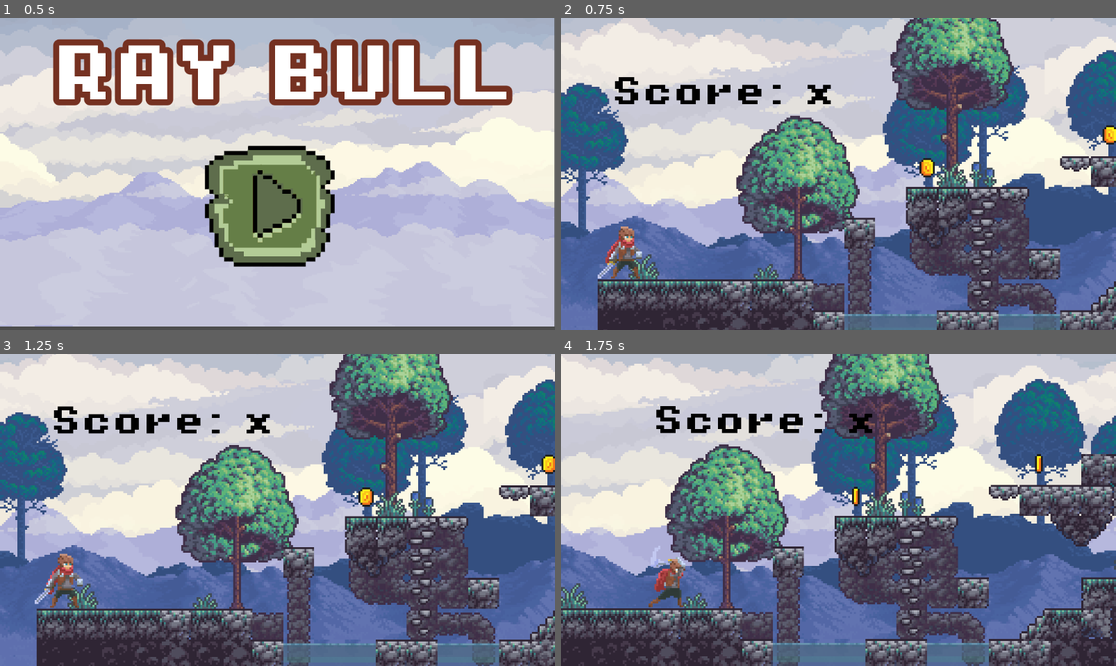
Above: before the commit, frames 1-4 (two rows, left to right).
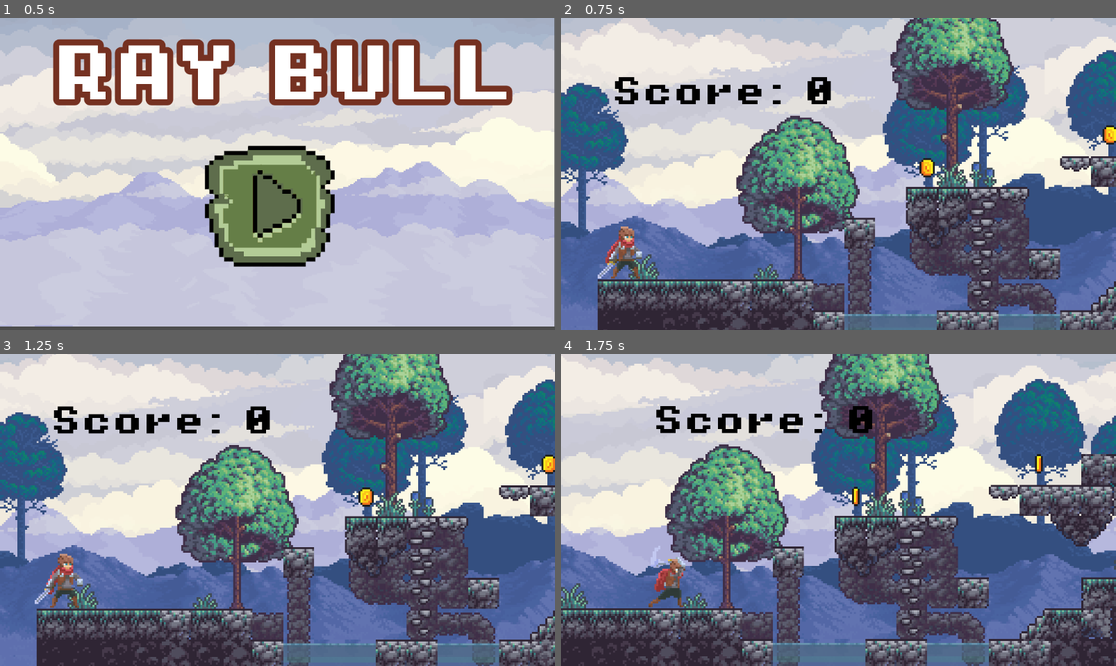
Above: after the commit, the same moments.

Repository: camilabocangel/raybull_final_project
Game: Godot game, scene res://scenes/main_menu.tscn
Same seed, same stepped clock (60 frames per second), same inputs: the game is played once before the commit and once after it.
Inputs (mouse positions are in pixels of both pictures, inside the frame that each line leads up to):
- Up to frame 1 (0.5 s): no input
- Up to frame 2 (0.75 s): click (832, 205) at 0.5 s
- Up to frame 3 (1.25 s): no input
- Up to frame 4 (1.75 s): move the mouse to (960, 494) at 1.27 s; hold D (move_right) from 1.28 s (still down); hold 1 (attack1) from 1.28 s (still down); tap W (jump) at 1.52 s

Frame 1 is identical in both runs. In frame 2, 0.2% of the frame differs, in the area x 44-49%, y 18-28%; in frame 3, 0.2%, in the area x 44-49%, y 16-26%; in frame 4, 0.2%.

Commit message:
Bichitos suben el score

Diff:
--- a/scenes/game.tscn
+++ b/scenes/game.tscn
@@ -628,7 +628,7 @@
 [node name="ScoreLabel" type="Label" parent="Player"]
 offset_left = -8.0
 offset_top = -105.0
-offset_right = 108.0
+offset_right = 151.0
 offset_bottom = -86.0
 theme_override_colors/font_color = Color(0, 0, 0, 1)
 theme_override_fonts/font = ExtResource("2_trtic")
--- a/scripts/game.gd
+++ b/scripts/game.gd
@@ -2,11 +2,18 @@
 
 @onready var player = $Player
 @onready var killer_zone = $Killzone
+@onready var gameManager = $%GameManager
 @onready var score = $%GameManager.score
+@onready var pink1 = $PinkMonsters/PinkyPie
+@onready var pink2 = $PinkMonsters/PinkyPie2
+@onready var pink3 = $PinkMonsters/PinkyPie3
 
-func _process(delta: float) -> void:
+func _ready() -> void:
 	killer_zone.player_fell.connect(_on_player_fell)
 	player.death.connect(_on_game_over)
+	pink1.deathSignal.connect(_on_add_pink_death_score)
+	pink2.deathSignal.connect(_on_add_pink_death_score)
+	pink3.deathSignal.connect(_on_add_pink_death_score)
 
 func _on_player_fell():
 	player.reduce_hp(10)
@@ -14,3 +21,7 @@
 
 func _on_game_over():
 	get_tree().change_scene_to_file("res://scenes/game_over.tscn")
+
+func _on_add_pink_death_score():
+	gameManager.score += 5
+	GlobalVariables.score = gameManager.score
--- a/scripts/game_manager.gd
+++ b/scripts/game_manager.gd
@@ -6,4 +6,6 @@
 func add_point():
 	score += 1
 	GlobalVariables.score = score
+
+func _process(delta: float) -> void:
 	score_label.text = "Score: " + str(score)
--- a/scripts/pinky_pie.gd
+++ b/scripts/pinky_pie.gd
@@ -7,6 +7,8 @@
 var direction = 1
 @export var target = Vector2.ZERO
 var player_detected = false
+
+signal deathSignal
 
 @onready var ray_cast_right: RayCast2D = $RayCastRight
 @onready var ray_cast_left: RayCast2D = $RayCastLeft
@@ -73,6 +75,7 @@
 	if hp <= 0 and animated_sprite.animation != "death":
 		animated_sprite.play("death")
 		death_sound.play()
+		deathSignal.emit()
 
 func _on_detection_area_area_entered(area: Area2D) -> void:
 	player_detected = true
